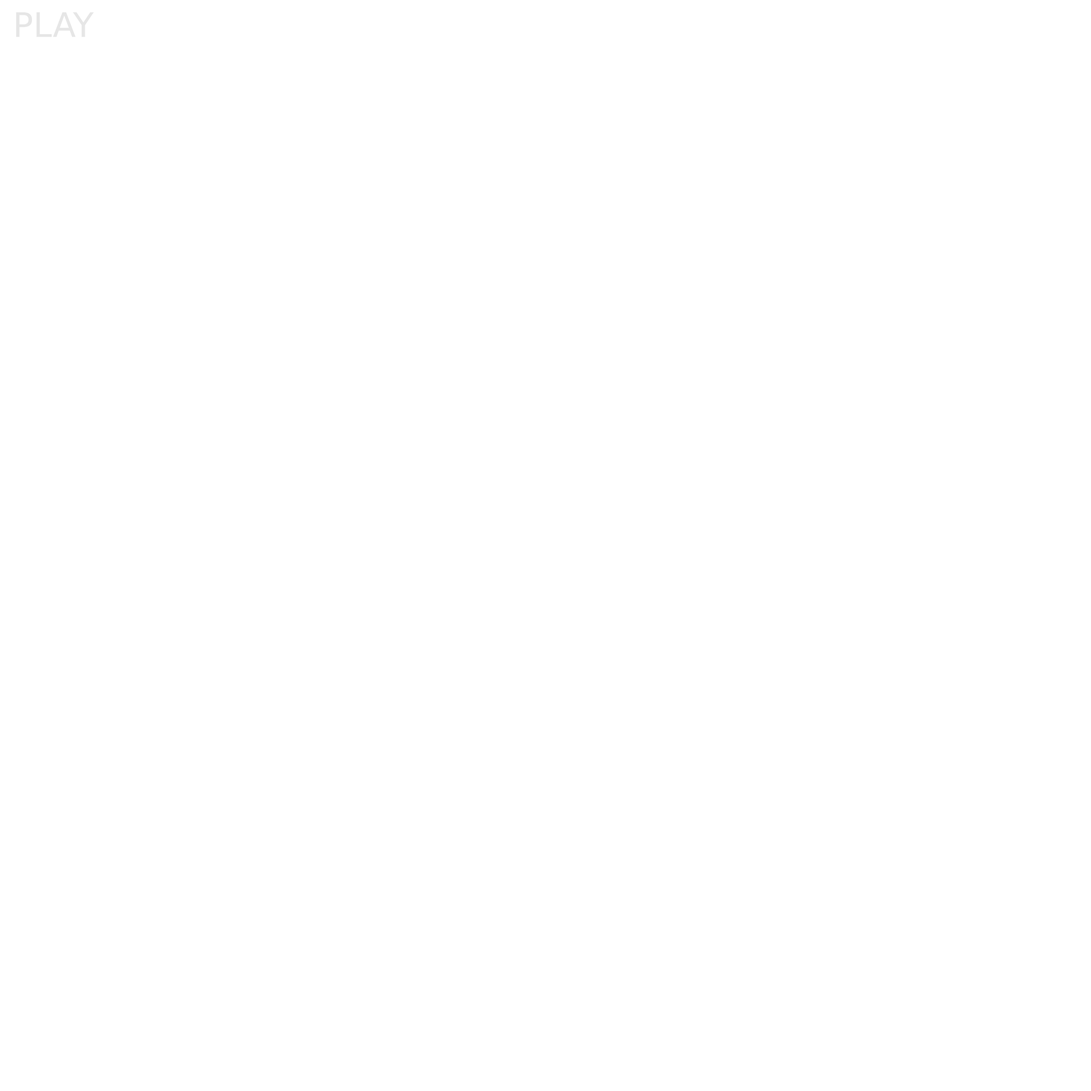
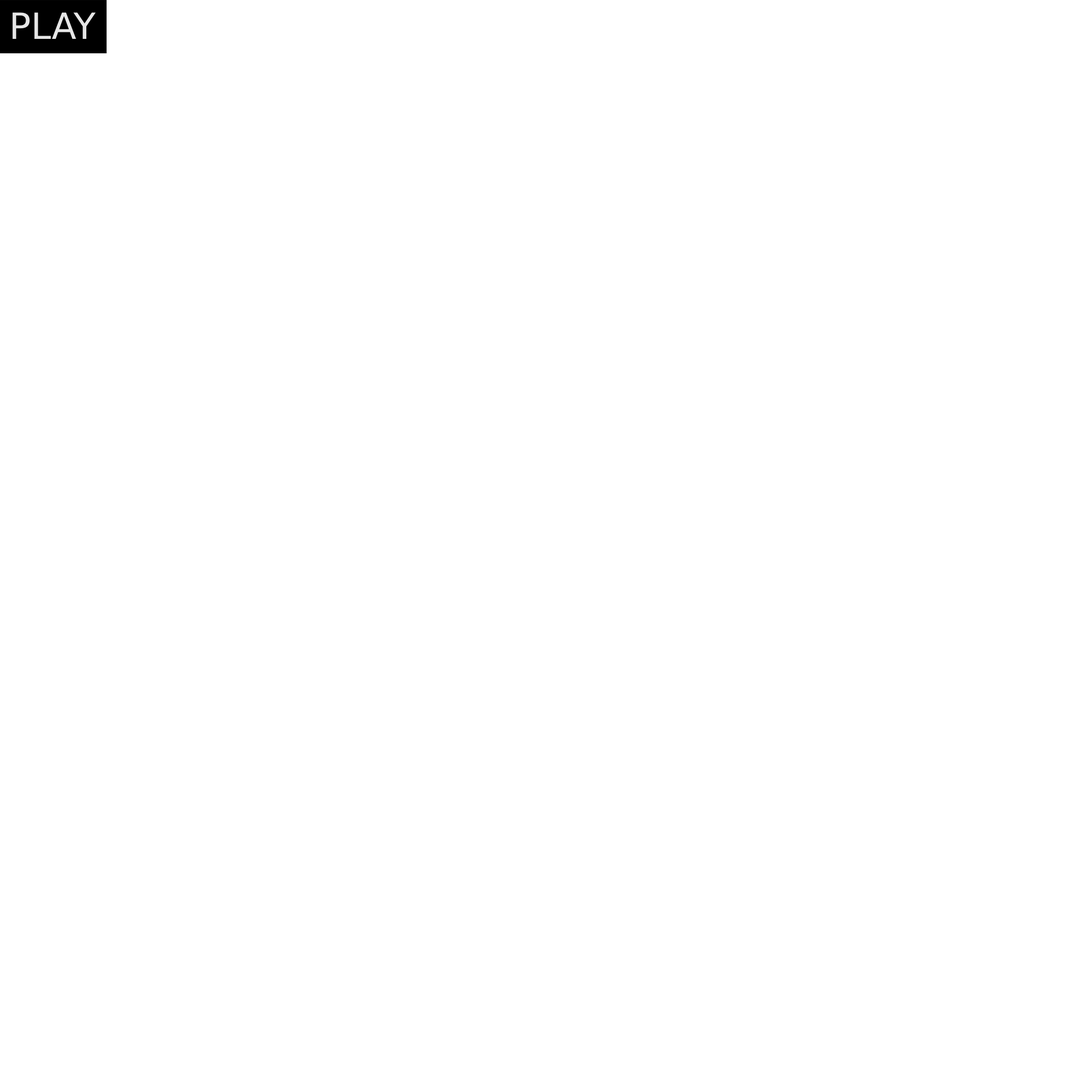
The second w=1091, h=1091 image is a revision of the first. Changes to its layers:
painted on "PlayButton.svg copy" over [0, 0, 108, 54]
